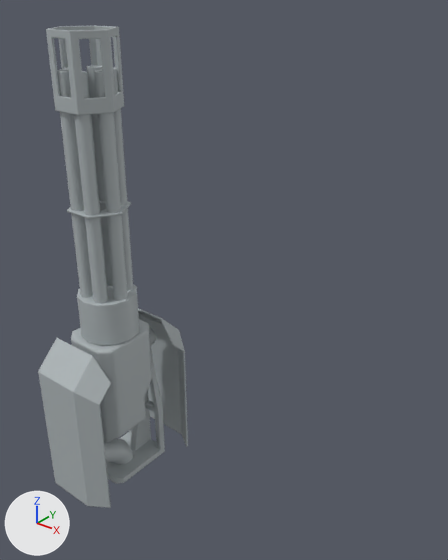
Two versions of the Blender file Game/Models/Minigun.blend, one commit apart.
Camera for both pictures: a 50 mm camera at (2.68, -2.2, 3.06) aimed at (0.78, 0.17, 1.59). The lights are fixed; the arrows at lower left show +X, +Y and +Z.

Names of what the first picture shows: 'Barrel', 'FiringMechanism', 'TurretBase'.
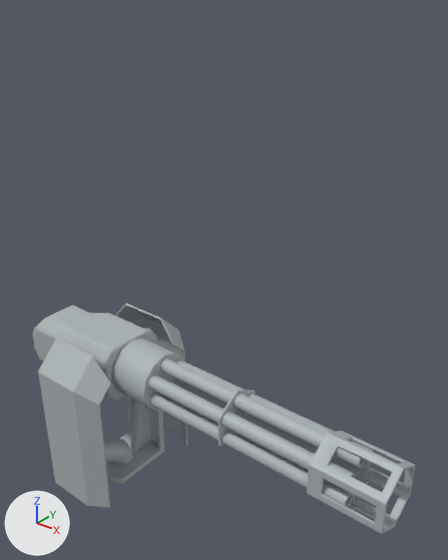
Where the change shows, as pixel boxes [x1, y1, x2, y2] in the pictures (448 x 560 px):
'Barrel', turned: before [46, 25, 139, 346]; after [112, 338, 415, 534]
'FiringMechanism', turned: before [71, 319, 152, 443]; after [32, 305, 157, 401]

Edits to the bpy script that builds the scene:
```text
Change ob_firingmechanism:
    ob_firingmechanism.rotation_euler: (0.0, 0.0, 0.0) -> (0.0, 1.571, 0.0)  # degrees (0, 0, 0) -> degrees (0, 90, 0)
```
